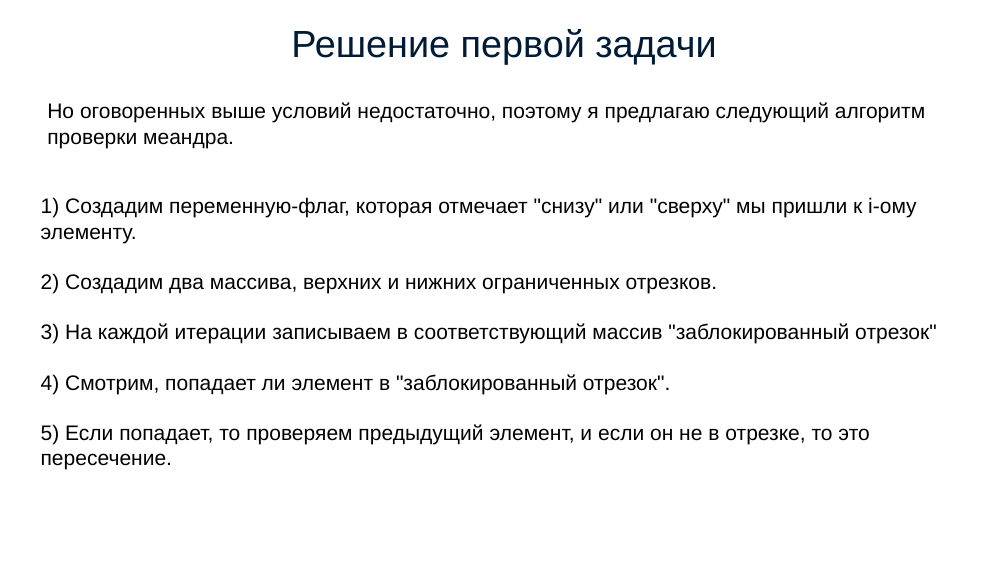
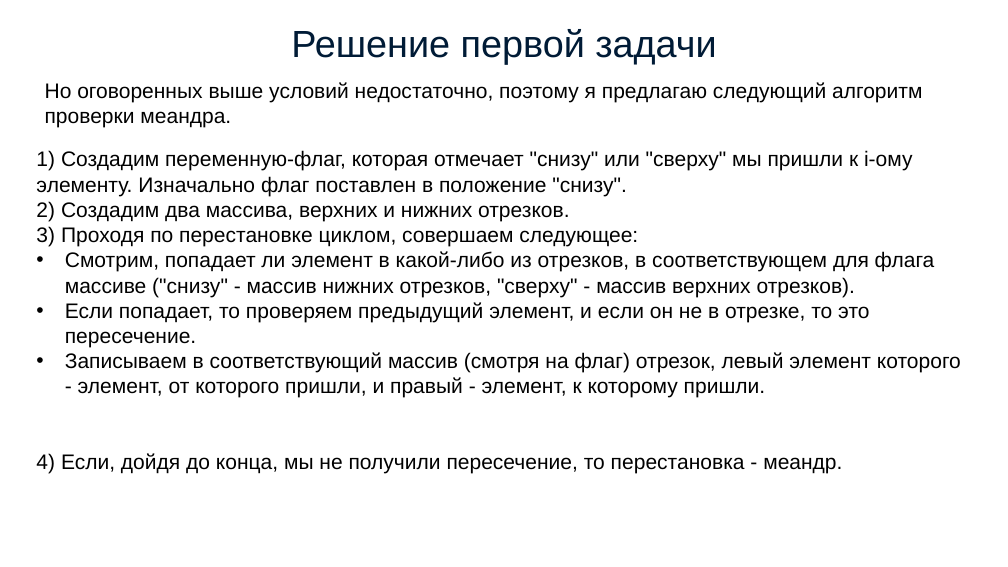
Before and after one commit to simonvar/Meanders, a slide deck: slide 5 of documents/presentation.pptx. Drawn at 1008x567 pixels with LibreOffice and Linux fonts; fonts in the diff are those of the drawing. Boxes give left, top, right and bottom in pixels: in the first picture for what was removed or moved away, otherwise in the second. Text is boxed around its words. In the diff, an @@ line names an element or a change of style, - is before the commit and + after.

Commit message:
change presentation

```diff
--- a/documents/presentation.pptx
+++ b/documents/presentation.pptx
@@ text "Но оговоренных выше условий недостаточно, ..." moved from (x1=47, y1=102, x2=925, y2=148) to (x1=45, y1=82, x2=922, y2=127) @@
@@ text at (x1=36, y1=150, x2=961, y2=473): text changed @@
-1) Создадим переменную-флаг, которая отмечает "снизу" или "сверху" мы пришли к i-ому элементу.
-2) Создадим два массива, верхних и нижних ограниченных отрезков.
-3) На каждой итерации записываем в соответствующий массив "заблокированный отрезок"
-4) Смотрим, попадает ли элемент в "заблокированный отрезок".
-5) Если попадает, то проверяем предыдущий элемент, и если он не в отрезке, то это пересечение.
+1) Создадим переменную-флаг, которая отмечает "снизу" или "сверху" мы пришли к i-ому элементу. Изначально флаг поставлен в положение "снизу".
+2) Создадим два массива, верхних и нижних отрезков.
+3) Проходя по перестановке циклом, совершаем следующее:
+• Смотрим, попадает ли элемент в какой-либо из отрезков, в соответствующем для флага массиве ("снизу" - массив нижних отрезков, "сверху" - массив верхних отрезков).
+• Если попадает, то проверяем предыдущий элемент, и если он не в отрезке, то это пересечение.
+• Записываем в соответствующий массив (смотря на флаг) отрезок, левый элемент которого - элемент, от которого пришли, и правый - элемент, к которому пришли.
+4) Если, дойдя до конца, мы не получили пересечение, то перестановка - меандр.
```
Also in this commit, not shown: 2 other slides changed, 2 slides added, 2 slides removed, 1 other file.
